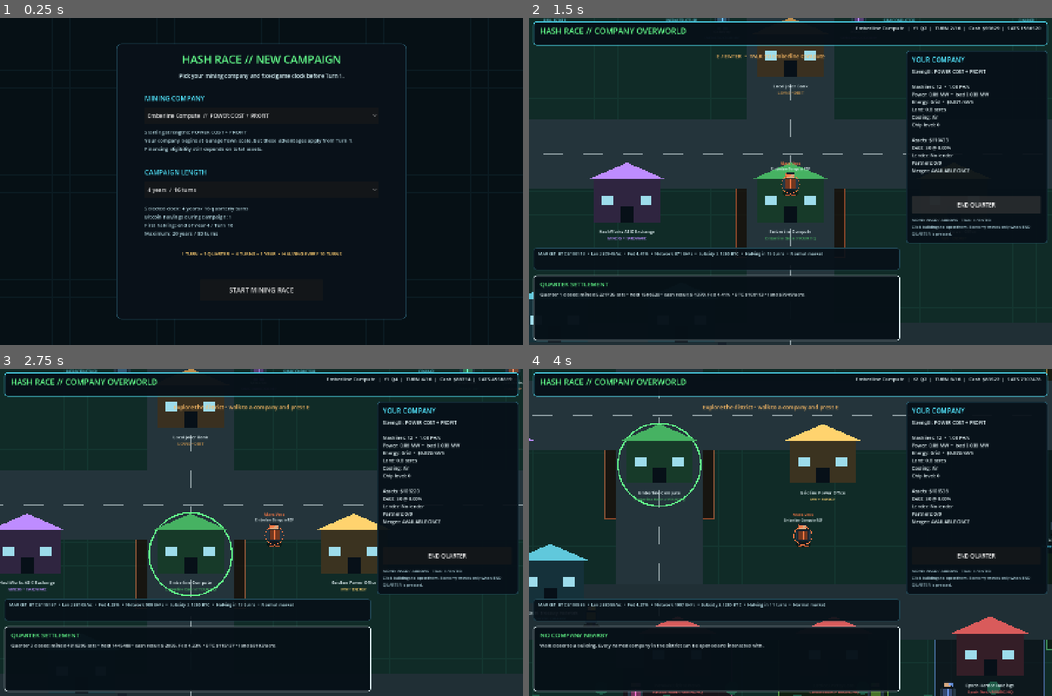
Above: before the commit, frames 1-4 (two rows, left to right).
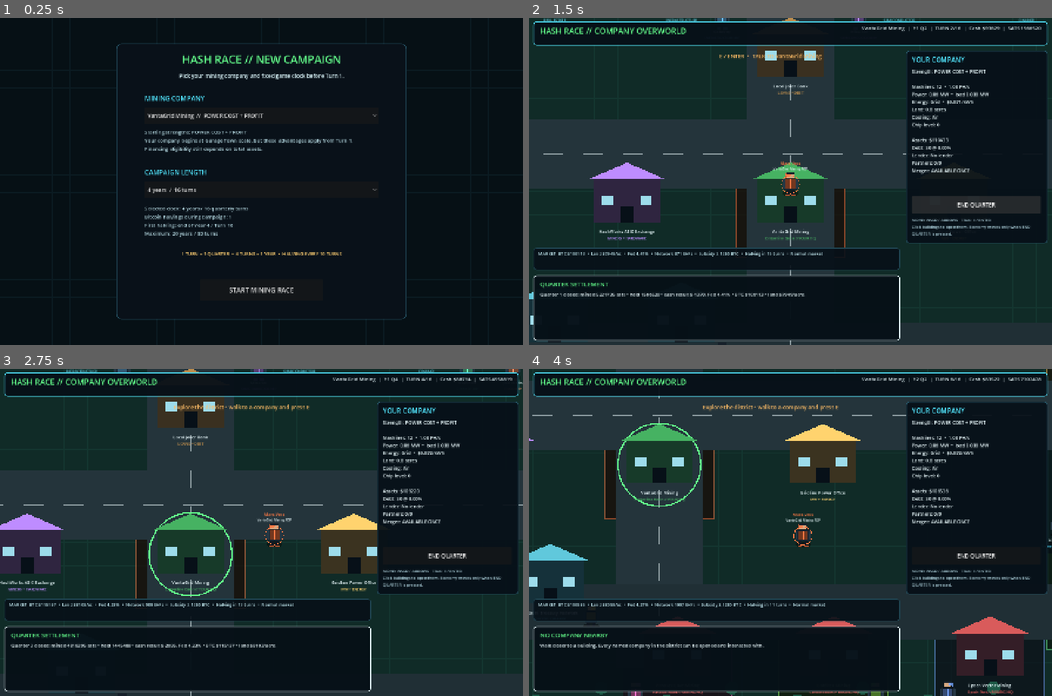
Above: after the commit, the same moments.

Repository: 1freetech/HashRace
Game: Godot game, scene res://scenes/campaign_setup.tscn
Same seed, same stepped clock (60 frames per second), same inputs: the game is played once before the commit and once after it.
Inputs (mouse positions are in pixels of both pictures, inside the frame that each line leads up to):
- Up to frame 1 (0.25 s): no input
- Up to frame 2 (1.5 s): click "START MINING RACE" at 0.5 s; click "END QUARTER" at 1.25 s
- Up to frame 3 (2.75 s): tap Enter at 2 s; move the mouse to (376, 516) at 2.02 s; hold D from 2.03 s (still down); tap E at 2.1 s; click (376, 516) at 2.17 s; tap Space at 2.27 s
- Up to frame 4 (4 s): tap E at 2.75, 3.5, 3.6 s; move the mouse to (685, 548) at 2.77 s; release D at 2.78 s; hold S 2.78-3.53 s; tap Enter at 2.85 s; tap Space at 3.02 s; move the mouse to (842, 460) at 3.52 s; hold D from 3.53 s (still down)

The runs differ from the first frame. In frame 1, 0.2% of the frame differs, in the area x 28-52%, y 29-31%; in frame 2, 0.4%, in the area x 35-98%, y 2-67%; in frame 3, 0.3%; in frame 4, 0.3%.

Commit message:
Hash Race v0.005: modernize mining company names

Diff:
--- a/Godot/scripts/company_profiles.gd
+++ b/Godot/scripts/company_profiles.gd
@@ -1,16 +1,18 @@
 extends RefCounted
 
+# Ten fictional Bitcoin-mining competitors. Every company is a miner; the
+# differences are starting strengths, operating style, and representative.
 const PROFILES := [
-    {"name":"Emberline Compute", "strengths":"POWER COST + PROFIT", "power_discount":0.012, "cash_bonus":10000.0, "mw_bonus":0.0, "machine_bonus":0, "acres_bonus":0.0, "sats_bonus":0.0, "energy":"Grid", "loan_bonus":0.00},
-    {"name":"Helix Circuit Labs", "strengths":"MACHINES + CASH", "power_discount":0.0, "cash_bonus":22000.0, "mw_bonus":0.0, "machine_bonus":8, "acres_bonus":0.0, "sats_bonus":0.0, "energy":"Grid", "loan_bonus":0.00},
-    {"name":"ArcCurrent Systems", "strengths":"MW + POWER COST", "power_discount":0.008, "cash_bonus":0.0, "mw_bonus":0.10, "machine_bonus":0, "acres_bonus":0.0, "sats_bonus":0.0, "energy":"Grid", "loan_bonus":0.00},
-    {"name":"StoneGrid Infrastructure", "strengths":"ACRES + MW", "power_discount":0.0, "cash_bonus":0.0, "mw_bonus":0.10, "machine_bonus":0, "acres_bonus":4.25, "sats_bonus":0.0, "energy":"Grid", "loan_bonus":0.00},
-    {"name":"Meridian Node Group", "strengths":"CASH + FINANCING", "power_discount":0.0, "cash_bonus":30000.0, "mw_bonus":0.0, "machine_bonus":0, "acres_bonus":0.0, "sats_bonus":0.0, "energy":"Grid", "loan_bonus":0.05},
-    {"name":"BlueLoop Compute", "strengths":"ENERGY + PROFIT", "power_discount":0.006, "cash_bonus":10000.0, "mw_bonus":0.0, "machine_bonus":0, "acres_bonus":0.0, "sats_bonus":0.0, "energy":"Utility PPA", "loan_bonus":0.00},
-    {"name":"SignalPeak Systems", "strengths":"MACHINES + ENERGY", "power_discount":0.004, "cash_bonus":0.0, "mw_bonus":0.0, "machine_bonus":6, "acres_bonus":0.0, "sats_bonus":0.0, "energy":"Grid", "loan_bonus":0.00},
-    {"name":"Parallax Digital Works", "strengths":"MACHINES + MW", "power_discount":0.0, "cash_bonus":0.0, "mw_bonus":0.08, "machine_bonus":6, "acres_bonus":0.0, "sats_bonus":0.0, "energy":"Grid", "loan_bonus":0.00},
-    {"name":"Lattice Energy Labs", "strengths":"POWER COST + MACHINES", "power_discount":0.010, "cash_bonus":0.0, "mw_bonus":0.0, "machine_bonus":5, "acres_bonus":0.0, "sats_bonus":0.0, "energy":"Grid", "loan_bonus":0.00},
-    {"name":"Epoch Harbor Holdings", "strengths":"CASH + ACRES", "power_discount":0.0, "cash_bonus":25000.0, "mw_bonus":0.0, "machine_bonus":0, "acres_bonus":4.25, "sats_bonus":0.0, "energy":"Grid", "loan_bonus":0.02}
+    {"name":"VantaGrid Mining", "strengths":"POWER COST + PROFIT", "power_discount":0.012, "cash_bonus":10000.0, "mw_bonus":0.0, "machine_bonus":0, "acres_bonus":0.0, "sats_bonus":0.0, "energy":"Grid", "loan_bonus":0.00},
+    {"name":"NeonForge Mining", "strengths":"MACHINES + CASH", "power_discount":0.0, "cash_bonus":22000.0, "mw_bonus":0.0, "machine_bonus":8, "acres_bonus":0.0, "sats_bonus":0.0, "energy":"Grid", "loan_bonus":0.00},
+    {"name":"ArcShift Mining", "strengths":"MW + POWER COST", "power_discount":0.008, "cash_bonus":0.0, "mw_bonus":0.10, "machine_bonus":0, "acres_bonus":0.0, "sats_bonus":0.0, "energy":"Grid", "loan_bonus":0.00},
+    {"name":"IronVector Mining", "strengths":"ACRES + MW", "power_discount":0.0, "cash_bonus":0.0, "mw_bonus":0.10, "machine_bonus":0, "acres_bonus":4.25, "sats_bonus":0.0, "energy":"Grid", "loan_bonus":0.00},
+    {"name":"Meridian Zero Mining", "strengths":"CASH + FINANCING", "power_discount":0.0, "cash_bonus":30000.0, "mw_bonus":0.0, "machine_bonus":0, "acres_bonus":0.0, "sats_bonus":0.0, "energy":"Grid", "loan_bonus":0.05},
+    {"name":"BlueNova Mining", "strengths":"ENERGY + PROFIT", "power_discount":0.006, "cash_bonus":10000.0, "mw_bonus":0.0, "machine_bonus":0, "acres_bonus":0.0, "sats_bonus":0.0, "energy":"Utility PPA", "loan_bonus":0.00},
+    {"name":"SignalFlux Mining", "strengths":"MACHINES + ENERGY", "power_discount":0.004, "cash_bonus":0.0, "mw_bonus":0.0, "machine_bonus":6, "acres_bonus":0.0, "sats_bonus":0.0, "energy":"Grid", "loan_bonus":0.00},
+    {"name":"Parallax Core Mining", "strengths":"MACHINES + MW", "power_discount":0.0, "cash_bonus":0.0, "mw_bonus":0.08, "machine_bonus":6, "acres_bonus":0.0, "sats_bonus":0.0, "energy":"Grid", "loan_bonus":0.00},
+    {"name":"LatticeX Mining", "strengths":"POWER COST + MACHINES", "power_discount":0.010, "cash_bonus":0.0, "mw_bonus":0.0, "machine_bonus":5, "acres_bonus":0.0, "sats_bonus":0.0, "energy":"Grid", "loan_bonus":0.00},
+    {"name":"Epoch Vector Mining", "strengths":"CASH + ACRES", "power_discount":0.0, "cash_bonus":25000.0, "mw_bonus":0.0, "machine_bonus":0, "acres_bonus":4.25, "sats_bonus":0.0, "energy":"Grid", "loan_bonus":0.02}
 ]
 
 # Loan pricing is Fed rate + lender spread. Small lenders are expensive and
